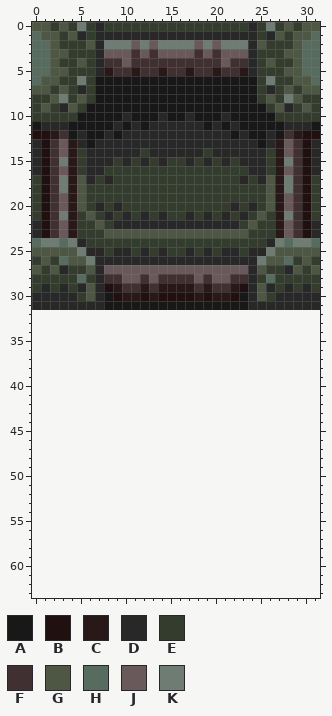
Two versions of one pixel-art file, art/sprites/wall2.aseprite. Above, as it was before the edit.
32x32 pixels, 1 frame. The old version is drawn lined up with the new one, on the new canvas.
Palette (. is transparent): A #181818  B #201010  C #291818  D #292829  E #343c2d  F #413031  G #4d5744  H #576b5f  J #6a595a  K #6e7c73
Pixels before, first column x 0:
 0 GGEGEKEDEEEEEEEEEEEEEEEEDEKEGEGG
 1 HGGEGDEDDDDDDDDDDDDDDDDDDEDGEGGH
 2 HHGEEEGDKKKJKJKKKKJKJKKKDGEEEGHH
 3 HHGGEEEDJJJFJFJJJJFJFJJJDEEEGGHH
 4 HHGEEGEDFFJFFFFFFFFFFJFFDEGEEGHH
 5 HHGGEEEDCFFCFFCFFCFFCFFCDEEEGGHH
 6 HGGEEKEAAAAAAAAAAAAAAAAAAEKEEGGH
 7 GGEGEDEAAAAAAAAAAAAAAAAAAEDEGEGG
 8 EEGKEGEAAAAAAAAAAAAAAAAAAEGEKGEE
 9 EGEDGEAAAAAAAAAAAAAAAAAAAAEGDEGE
10 EEEEEAAAAADAAADAADAAADAAAAAEEEEE
11 ADDDAAAAADADADDDDDDADADAAAAADDDA
12 BBCFADAADADDDDDDDDDDDDADAADAFCBB
13 DBFJCDADDDDDDDDDDDDDDDDDDADCJFBD
14 DBFJCEDDDDDDEDDDDDDEDDDDDDECJFBD
15 DBFKCEDDDEDEDEDEEDEDEDEDDDECKFBD
16 DBFJCEDDEEEEEEEEEEEEEEEEDDECJFBD
17 EBFKCGDEDEEEEEEEEEEEEEEDEDGCKFBE
18 EBFKCGEEEEEEEEEEEEEEEEEEEEGCKFBE
19 EBFJCGEEEEEEEEEEEEEEEEEEEEGCJFBE
20 EBFJCGEDEDEEEEEEEEEEEEDEDEGCJFBE
21 EBFKCEGEDEDEDEDEEDEDEDEDEGECKFBE
22 DBFJCEEGEDDDDDDDDDDDDDDEGEECJFBD
23 DBFJCEEEGGGGGGGGGGGGGGGGEEECJFBD
24 HKKHKDEEEEEEEEEEEEEEEEEEEEDKHKKH
25 GGGGGKDDEDDEDEDEEDEDEDDEDDKGGGGG
26 EGEHGGKDDDDDDDDDDDDDDDDDDKGGHEGE
27 GEGDEEGDJJJJJJJJJJJJJJJJDGEEDGEG
28 EEEEEHEDFFJJFJFFFFJFJJFFDEHEEEEE
29 EDEDEDGDBCFFCFCCCCFCFFCBDGDEDEDE
30 DDDDDEGDABCCBCBBBBCBCCBADGEDDDDD
31 DDDDDDDDAAAAAAAAAAAAAAAADDDDDDDD
After:
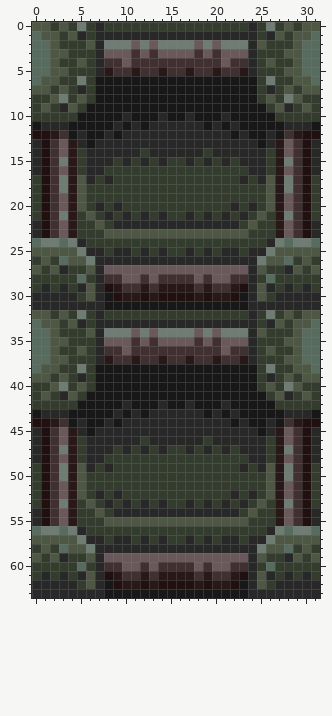
Change:
{"change": "canvas 32x32 -> 32x64"}
{"y":32,"x":0,"old":"................................","new":"GGEGEKEDEEEEEEEEEEEEEEEEDEKEGEGG"}
{"y":33,"x":0,"old":"................................","new":"HGGEGDEDDDDDDDDDDDDDDDDDDEDGEGGH"}
{"y":34,"x":0,"old":"................................","new":"HHGEEEGDKKKJKJKKKKJKJKKKDGEEEGHH"}
{"y":35,"x":0,"old":"................................","new":"HHGGEEEDJJJFJFJJJJFJFJJJDEEEGGHH"}
{"y":36,"x":0,"old":"................................","new":"HHGEEGEDFFJFFFFFFFFFFJFFDEGEEGHH"}
{"y":37,"x":0,"old":"................................","new":"HHGGEEEDCFFCFFCFFCFFCFFCDEEEGGHH"}
{"y":38,"x":0,"old":"................................","new":"HGGEEKEAAAAAAAAAAAAAAAAAAEKEEGGH"}
{"y":39,"x":0,"old":"................................","new":"GGEGEDEAAAAAAAAAAAAAAAAAAEDEGEGG"}
{"y":40,"x":0,"old":"................................","new":"EEGKEGEAAAAAAAAAAAAAAAAAAEGEKGEE"}
{"y":41,"x":0,"old":"................................","new":"EGEDGEAAAAAAAAAAAAAAAAAAAAEGDEGE"}
{"y":42,"x":0,"old":"................................","new":"EEEEEAAAAADAAADAADAAADAAAAAEEEEE"}
{"y":43,"x":0,"old":"................................","new":"ADDDAAAAADADADDDDDDADADAAAAADDDA"}
{"y":44,"x":0,"old":"................................","new":"BBCFADAADADDDDDDDDDDDDADAADAFCBB"}
{"y":45,"x":0,"old":"................................","new":"DBFJCDADDDDDDDDDDDDDDDDDDADCJFBD"}
{"y":46,"x":0,"old":"................................","new":"DBFJCEDDDDDDEDDDDDDEDDDDDDECJFBD"}
{"y":47,"x":0,"old":"................................","new":"DBFKCEDDDEDEDEDEEDEDEDEDDDECKFBD"}
{"y":48,"x":0,"old":"................................","new":"DBFJCEDDEEEEEEEEEEEEEEEEDDECJFBD"}
{"y":49,"x":0,"old":"................................","new":"EBFKCGDEDEEEEEEEEEEEEEEDEDGCKFBE"}
{"y":50,"x":0,"old":"................................","new":"EBFKCGEEEEEEEEEEEEEEEEEEEEGCKFBE"}
{"y":51,"x":0,"old":"................................","new":"EBFJCGEEEEEEEEEEEEEEEEEEEEGCJFBE"}
{"y":52,"x":0,"old":"................................","new":"EBFJCGEDEDEEEEEEEEEEEEDEDEGCJFBE"}
{"y":53,"x":0,"old":"................................","new":"EBFKCEGEDEDEDEDEEDEDEDEDEGECKFBE"}
{"y":54,"x":0,"old":"................................","new":"DBFJCEEGEDDDDDDDDDDDDDDEGEECJFBD"}
{"y":55,"x":0,"old":"................................","new":"DBFJCEEEGGGGGGGGGGGGGGGGEEECJFBD"}
{"y":56,"x":0,"old":"................................","new":"HKKHKDEEEEEEEEEEEEEEEEEEEEDKHKKH"}
{"y":57,"x":0,"old":"................................","new":"GGGGGKDDEDDEDEDEEDEDEDDEDDKGGGGG"}
{"y":58,"x":0,"old":"................................","new":"EGEHGGKDDDDDDDDDDDDDDDDDDKGGHEGE"}
{"y":59,"x":0,"old":"................................","new":"GEGDEEGDJJJJJJJJJJJJJJJJDGEEDGEG"}
{"y":60,"x":0,"old":"................................","new":"EEEEEHEDFFJJFJFFFFJFJJFFDEHEEEEE"}
{"y":61,"x":0,"old":"................................","new":"EDEDEDGDBCFFCFCCCCFCFFCBDGDEDEDE"}
{"y":62,"x":0,"old":"................................","new":"DDDDDEGDABCCBCBBBBCBCCBADGEDDDDD"}
{"y":63,"x":0,"old":"................................","new":"DDDDDDDDAAAAAAAAAAAAAAAADDDDDDDD"}
{"label":"added","picture_box":[32,310,320,598]}
